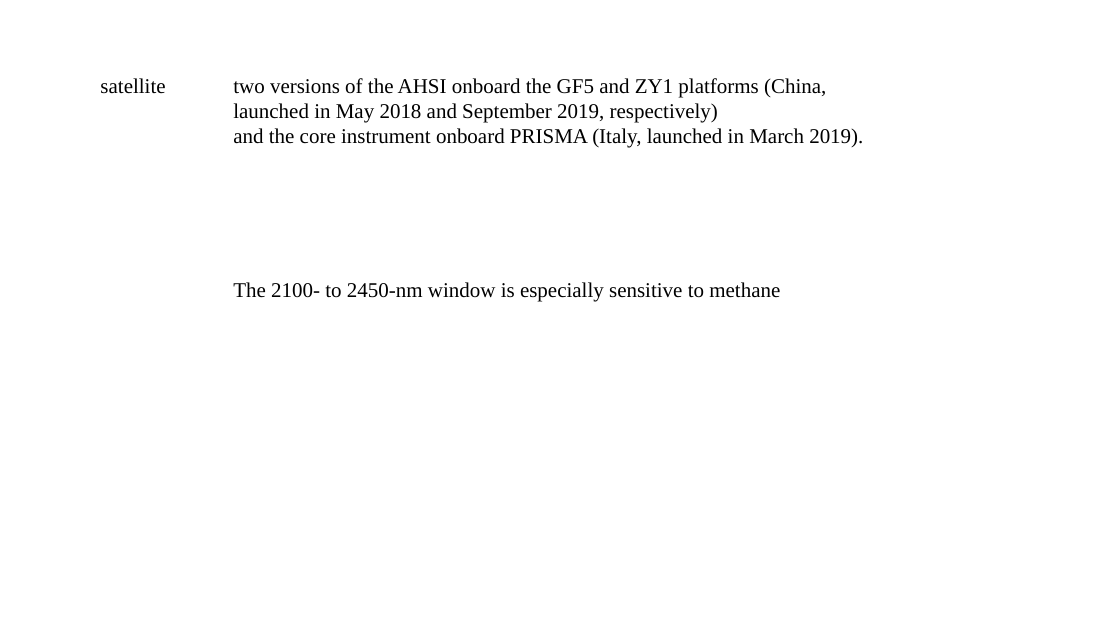
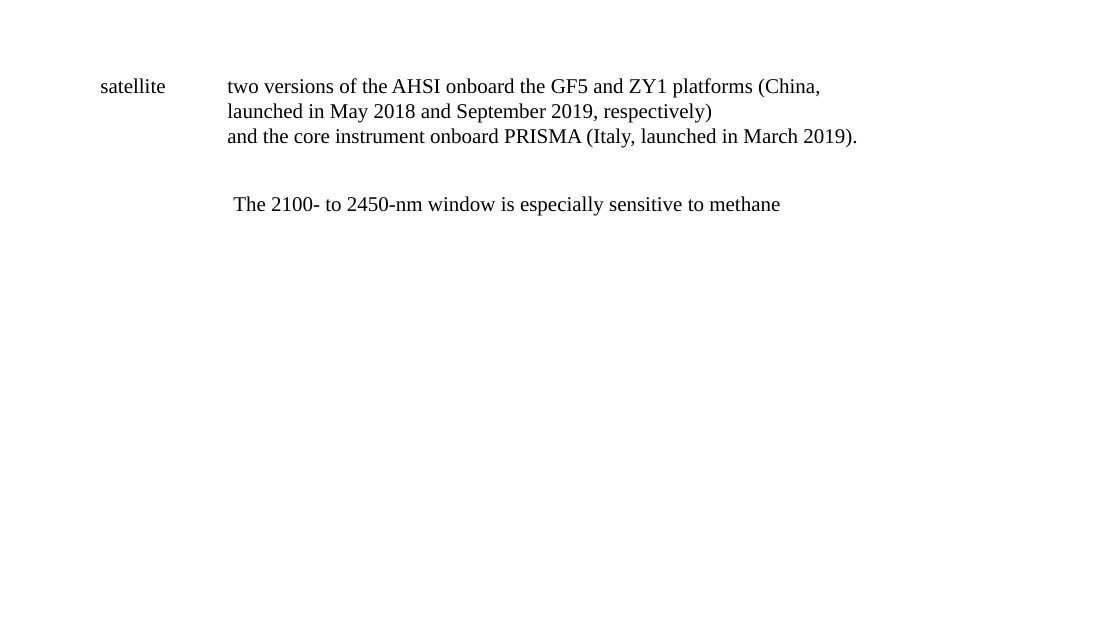
Before and after one commit to zuoxx2021/reservior-methane, a slide deck: slide 1 of rm1.pptx. Drawn at 1120x630 pixels with LibreOffice and Linux fonts; fonts in the diff are those of the drawing. Boxes give left, top, right and bottom in pixels: in the first picture for what was removed or moved away, otherwise in the second. Text is boxed around its words. In the diff, an @@ line names an element or a change of style, - is before the commit and + after.

```diff
--- a/rm1.pptx
+++ b/rm1.pptx
@@ text "two versions of the AHSI ...": place and size @@
-text "two versions of the AHSI ..." at box(233, 78, 863, 148)
+text "two versions of the AHSI ..." at box(227, 78, 857, 148)
@@ text "The 2100- to 2450-nm window ...": place and size @@
-text "The 2100- to 2450-nm window ..." at box(233, 282, 780, 302)
+text "The 2100- to 2450-nm window ..." at box(233, 196, 780, 216)
```
Also in this commit, not shown: 2 slides added, 2 other files.
